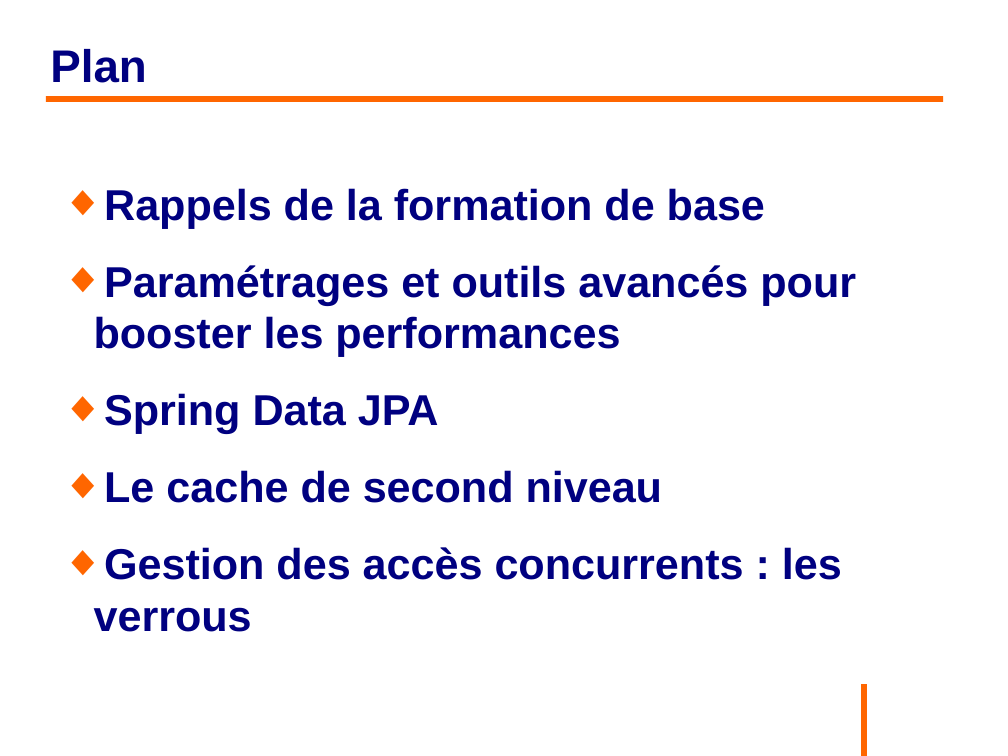
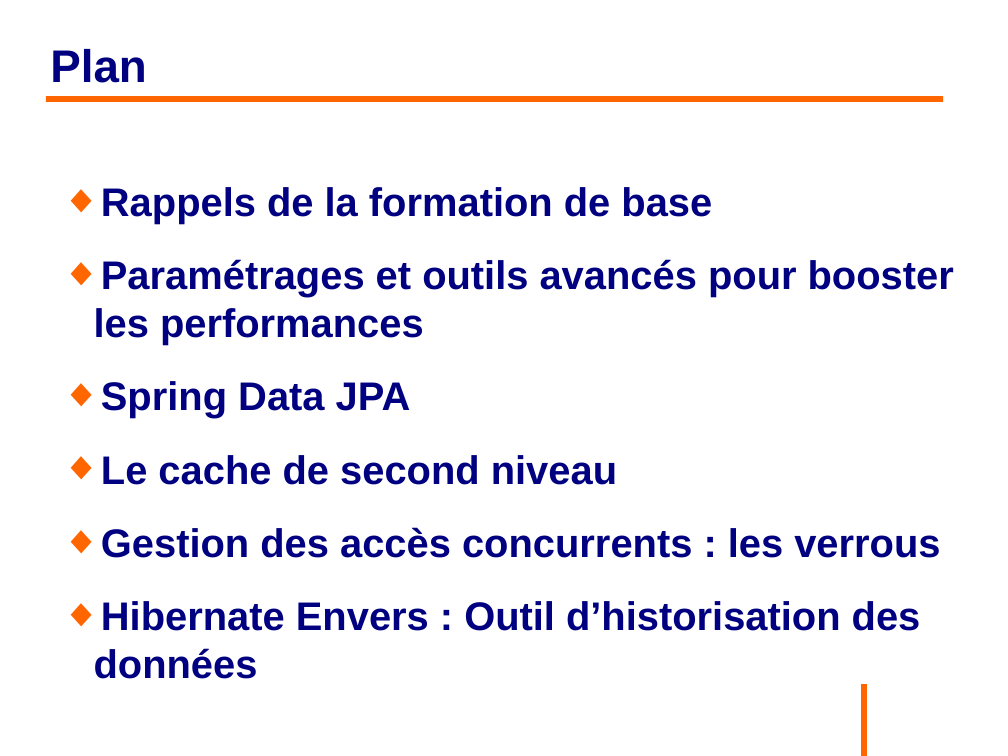
Before and after one commit to philphils/formation-hibernate-avancee, a slide deck: slide 2 of Documentation/diapo_formation_hibernate_avancee.odp. Drawn at 1008x756 pixels with LibreOffice and Linux fonts; fonts in the diff are those of the drawing; background and template pictures are left out. Boxes give left, top, right and bottom in pixels: in the first picture for what was removed or moved away, otherwise in the second. Text is boxed around its words. In the diff, an @@ line names an element or a change of style, - is before the commit and + after.

Commit message:
Ajout titre plan Hibernate Envers

```diff
--- a/Documentation/diapo_formation_hibernate_avancee.odp
+++ b/Documentation/diapo_formation_hibernate_avancee.odp
@@ text at (94,187,954,558): size 34 to 31.4 pt in "Rappels de la formation de base", "Paramétrages et outils avancés pour booster les ...", "Spring Data JPA", "Le cache de second niveau" and 1 more places @@
@@ text at (101,601,921,631): paragraph added @@
+◆ Hibernate Envers : Outil d’historisation des données
```
